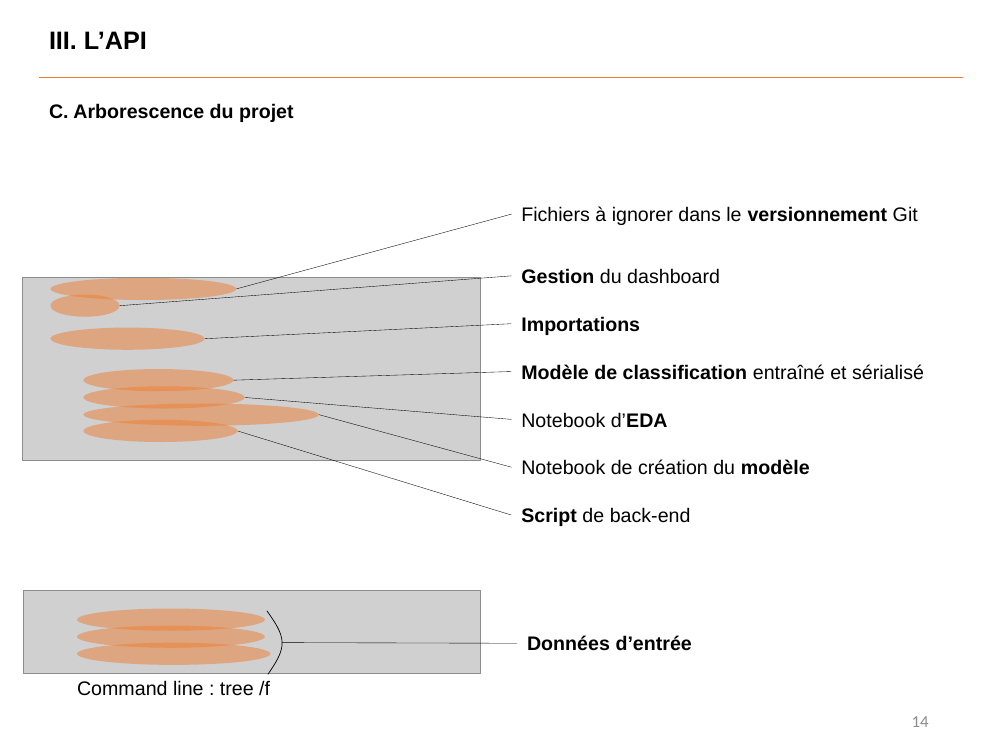
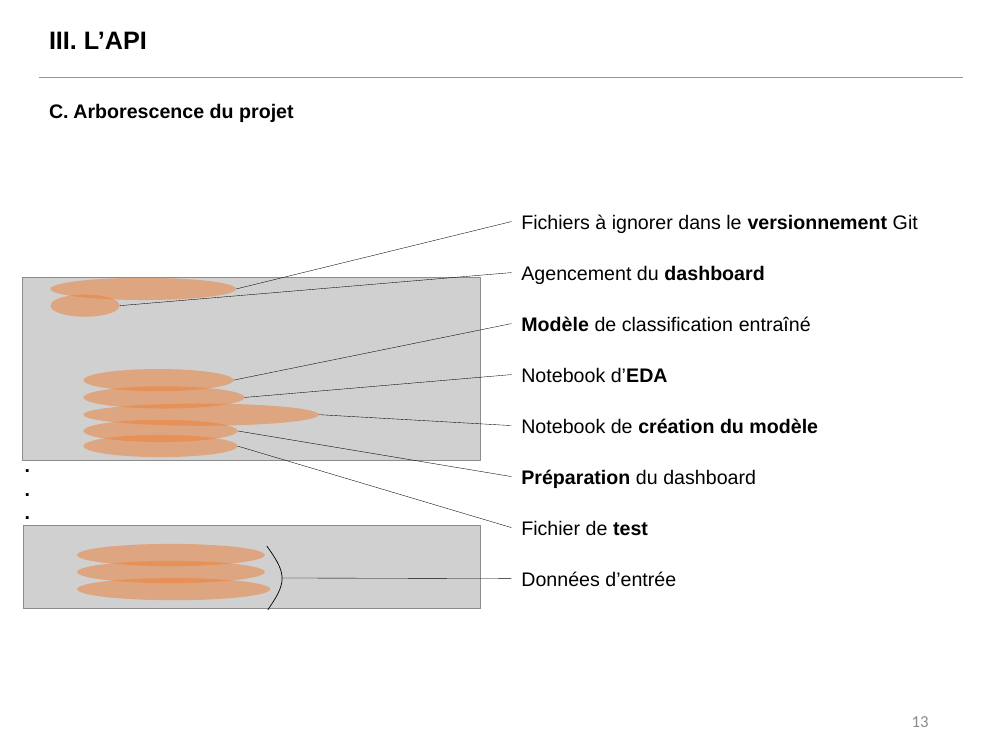
Before and after one commit to Benoit-78/P7_credit_loan_scoring_model, a slide deck: slide 13 of soutenance/P7_soutenance.pptx (slide 14 before the commit). Drawn at 1008x756 pixels with LibreOffice and Linux fonts; fonts in the diff are those of the drawing; grey boxes stand for pictures. Boxes give left, top, right and bottom in pixels: in the first picture for what was removed or moved away, otherwise in the second. Text is boxed around its words. In the diff, an @@ line names an element or a change of style, - is before the commit and + after.

```diff
--- a/soutenance/P7_soutenance.pptx
+++ b/soutenance/P7_soutenance.pptx
@@ text "Fichiers à ignorer dans le ...": place and size @@
-text "Fichiers à ignorer dans le ..." at box(521, 206, 918, 225)
+text "Fichiers à ignorer dans le ..." at box(521, 214, 918, 233)
@@ line moved from (511, 214) - (236, 289) to (511, 222) - (236, 289) @@
@@ text at box(521, 265, 764, 284): text changed @@
-Gestion du dashboard
+Agencement du dashboard
@@ line moved from (511, 276) - (120, 305) to (511, 272) - (120, 305) @@
@@ line moved from (511, 372) - (234, 380) to (511, 324) - (234, 380) @@
@@ text at box(521, 316, 811, 332): text changed; bold off @@
-Modèle de classification entraîné et sérialisé
+Modèle de classification entraîné
@@ text removed at box(521, 316, 640, 335) @@
-Importations
@@ text "Notebook d’EDA": place and size @@
-text "Notebook d’EDA" at box(521, 412, 668, 428)
+text "Notebook d’EDA" at box(521, 367, 668, 383)
@@ line moved from (511, 419) - (245, 397) to (511, 375) - (245, 397) @@
@@ line moved from (511, 468) - (319, 414) to (511, 425) - (319, 414) @@
@@ text "Notebook de création du modèle": place and size @@
-text "Notebook de création du modèle" at box(521, 459, 810, 475)
+text "Notebook de création du modèle" at box(521, 418, 818, 434)
@@ text "Notebook de création du modèle" at box(521, 418, 818, 434): bold on in "création du" @@
@@ text added at box(15, 449, 218, 530), 14 pt, text #000000, bold @@
+.
+.
+.
@@ ellipse: place and size @@
-ellipse at box(50, 328, 205, 350)
+ellipse at box(84, 434, 238, 457)
@@ line moved from (511, 515) - (238, 431) to (511, 477) - (238, 431) @@
@@ line moved from (511, 324) - (205, 339) to (511, 527) - (238, 447) @@
@@ text at box(521, 469, 756, 488): text changed; bold on @@
-Script de back-end
+Préparation du dashboard
@@ text added at box(521, 520, 648, 536), 14 pt, text #000000 @@
+Fichier de test
@@ text "Données d’entrée": place and size @@
-text "Données d’entrée" at box(527, 635, 692, 651)
+text "Données d’entrée" at box(521, 571, 676, 587)
@@ text "Données d’entrée" at box(521, 571, 676, 587): bold off @@
@@ 3 ellipses, 1 picture, 1 freeform shape: place and size @@
-3 ellipses, 1 picture, 1 freeform shape at box(23, 591, 481, 674)
+3 ellipses, 1 picture, 1 freeform shape at box(23, 526, 481, 610)
@@ line moved from (517, 643) - (282, 643) to (511, 579) - (282, 578) @@
@@ text removed at box(77, 680, 270, 696) @@
-Command line : tree /f
@@ page number at box(912, 716, 929, 727): text changed @@
-14
+13
```
Also in this commit, not shown: 19 other slides changed, 3 slides added, 2 slides removed, 1 other file.
